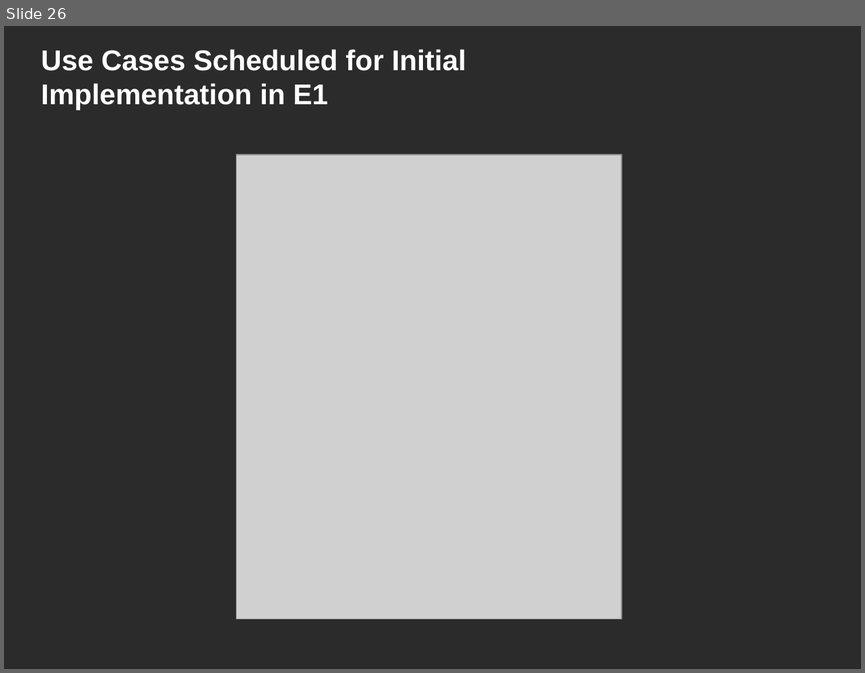
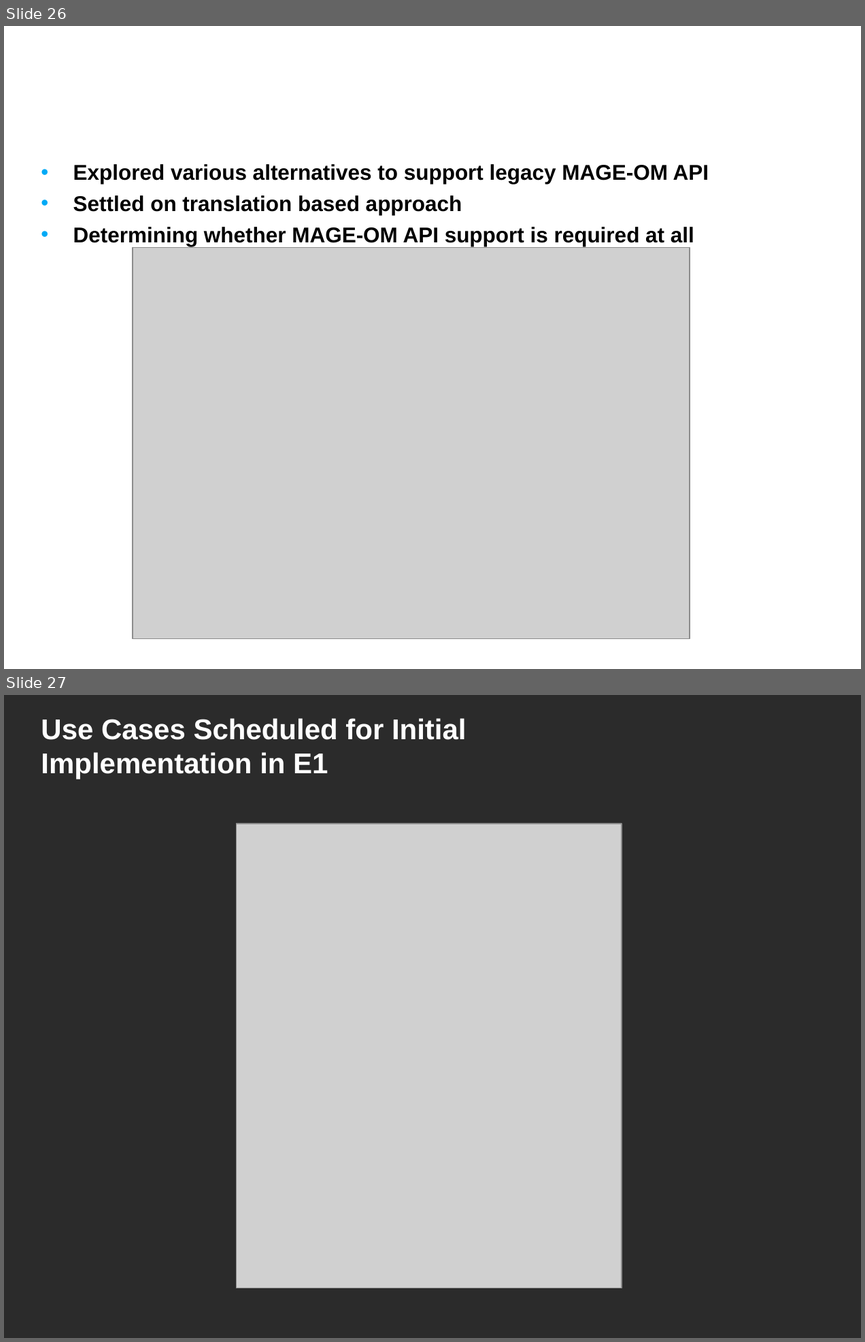
Before and after one commit to NCIP/caarray-docs, a slide deck: project_management/reports/inception_postmortem.ppt. Shown one above the other, each under a label of ours: slide 26 before the commit, slides 26 and 27 after it. The pictures are 865x673 and 865x1342 pixels, drawn with LibreOffice and Linux fonts; fonts in the diff are those of the drawing; grey boxes stand for pictures; background and template pictures are left out; a plain dark background stands for a picture behind light text. Boxes give left, top, right and bottom in pixels: in the first picture for what was removed or moved away, otherwise in the second. Text is boxed around its words. In the diff, an @@ line names an element or a change of style, - is before the commit and + after.

```diff
--- a/project_management/reports/inception_postmortem.ppt
+++ b/project_management/reports/inception_postmortem.ppt
@@ slide 26 added at (x1=4, y1=26, x2=861, y2=669), background picture (left out) @@
@@ title added at (x1=33, y1=26, x2=675, y2=126), 24 pt, text #FFFFFF, bold @@
+MAGE-OM API Approach
@@ text added at (x1=73, y1=164, x2=708, y2=246), 18 pt, text #000000, bold @@
+• Explored various alternatives to support legacy MAGE-OM API
+• Settled on translation based approach
+• Determining whether MAGE-OM API support is required at all
@@ picture added at (x1=133, y1=247, x2=689, y2=638) @@
@@ what was slide 26 is now slide 27 @@
```
Also in this commit, not shown: 1 other slide added, 1 slide removed.
